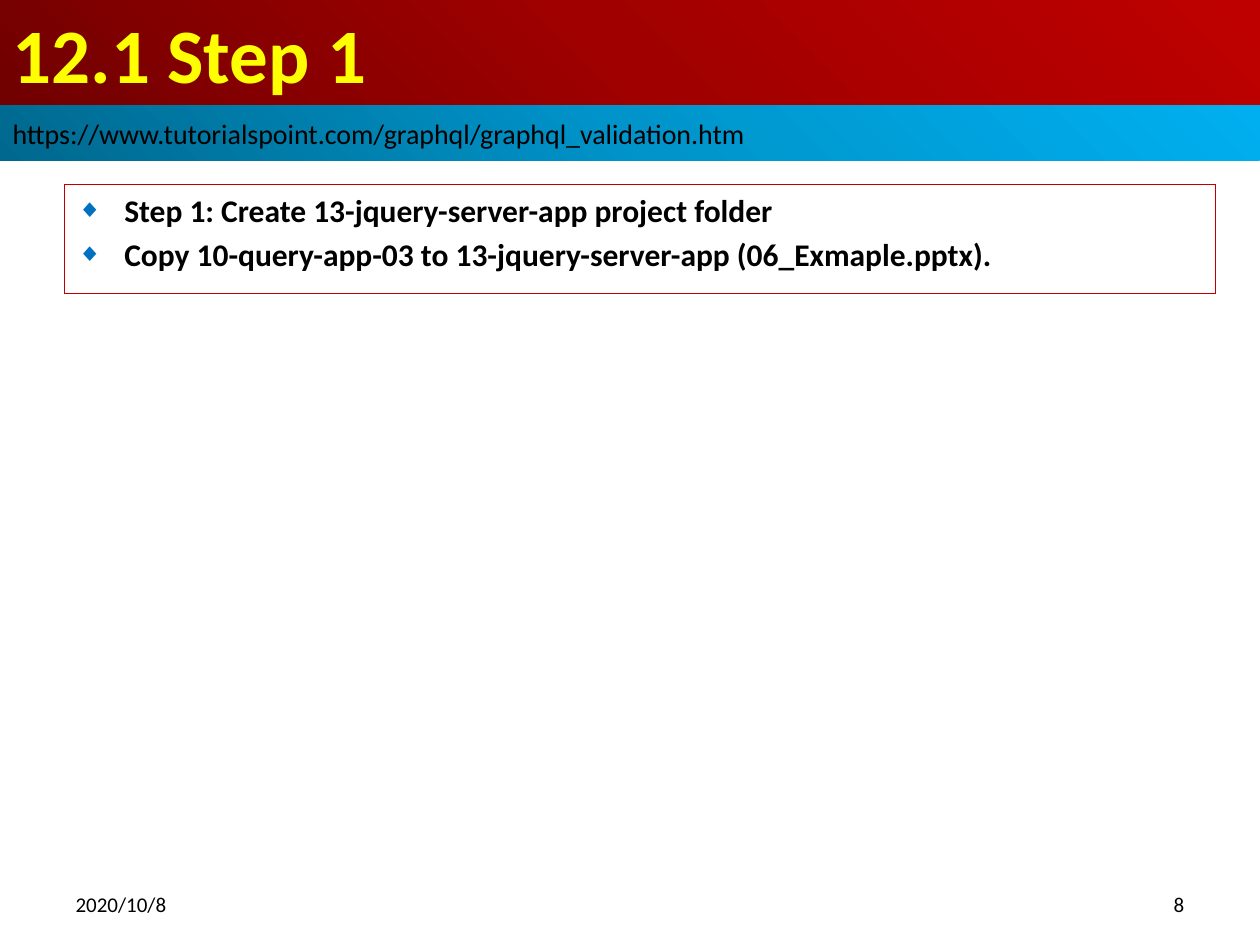
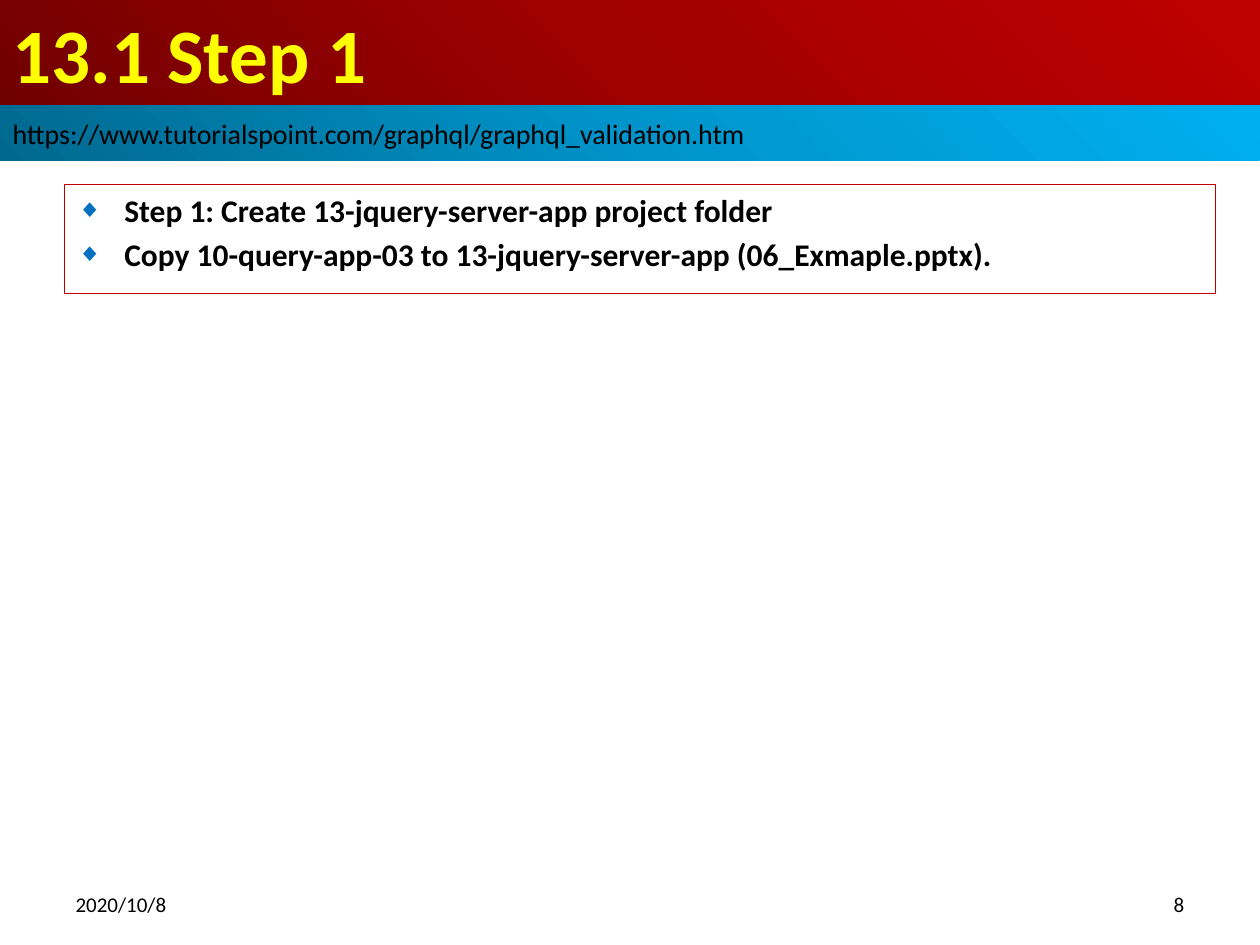
Before and after one commit to peterhchen/700_GraphQL, a slide deck: slide 8 of 13_jQueryServerApp01.pptx. Drawn at 1260x945 pixels with LibreOffice and Linux fonts; fonts in the diff are those of the drawing. Boxes give left, top, right and bottom in pixels: in the first picture for what was removed or moved away, otherwise in the second. Text is boxed around its words. In the diff, an @@ line names an element or a change of style, - is before the commit and + after.

```diff
--- a/13_jQueryServerApp01.pptx
+++ b/13_jQueryServerApp01.pptx
@@ title at (13,32,366,95): text changed @@
-12.1 Step 1
+13.1 Step 1
```
Also in this commit, not shown: 10 other slides changed.
